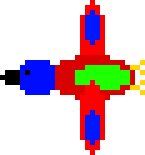
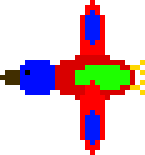
Layers edited between the first and the second 145×155 image:
renamed "Background" to "enemy_rocket_4.png", painted on it over 0, 70, 20, 85
